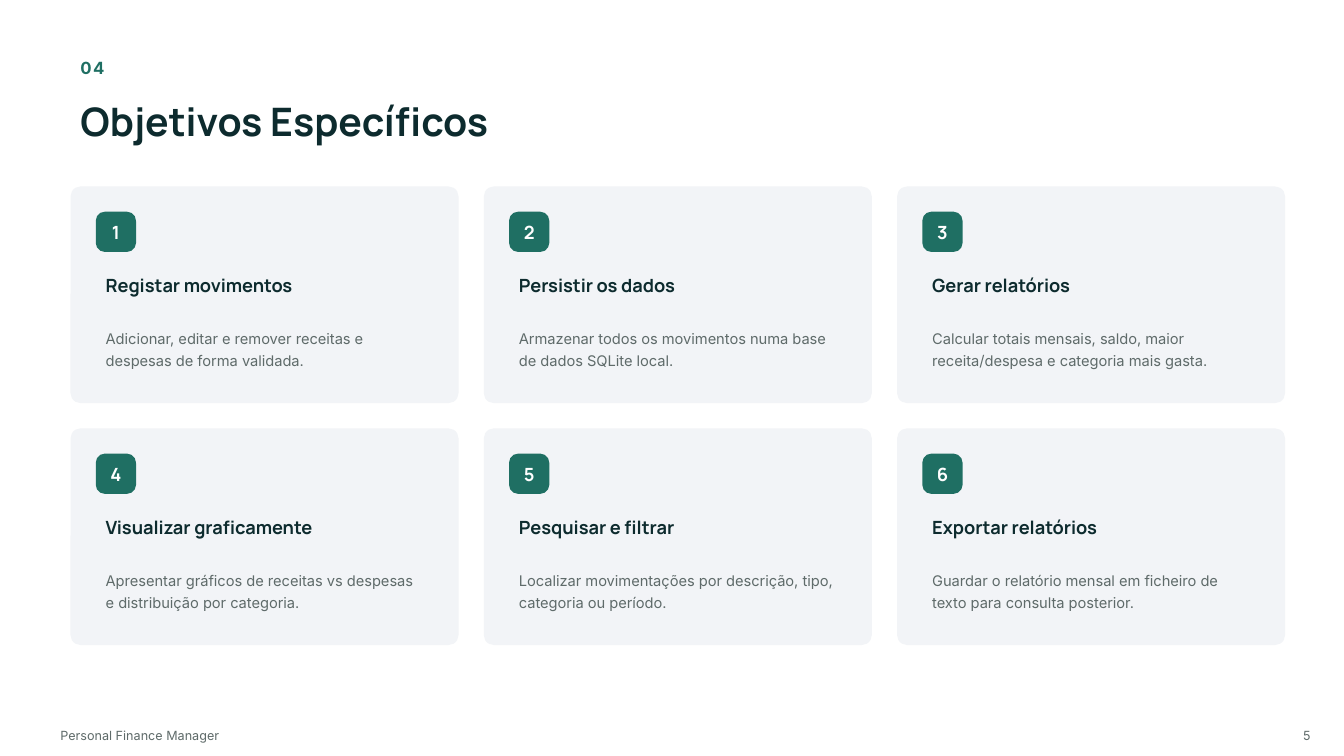
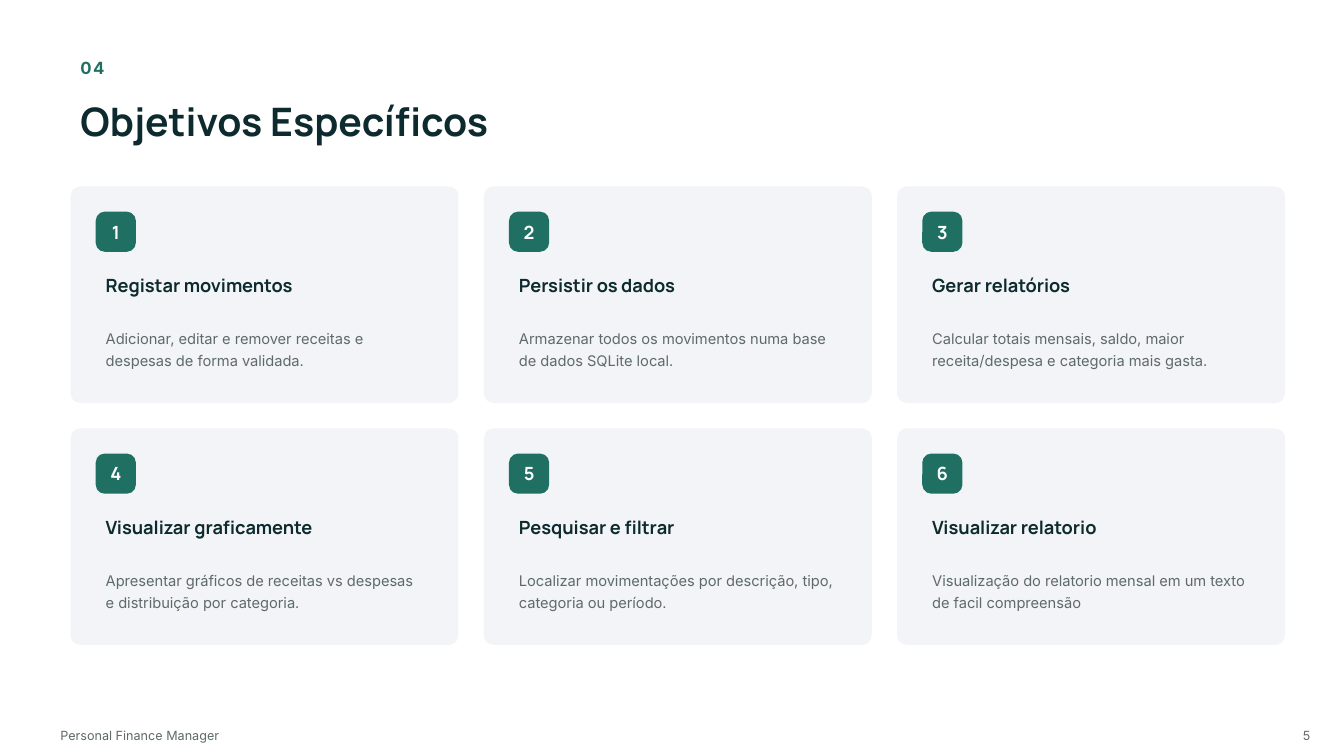
Before and after one commit to esmeraldafonseca/personal-finance-manager, a slide deck: slide 5 of src/assets/PersonalFinanceManager_Apresentacao .pptx. Drawn at 1344x756 pixels with LibreOffice and Linux fonts; fonts in the diff are those of the drawing. Boxes give left, top, right and bottom in pixels: in the first picture for what was removed or moved away, otherwise in the second. Text is boxed around its words. In the diff, an @@ line names an element or a change of style, - is before the commit and + after.

```diff
--- a/src/assets/PersonalFinanceManager_Apresentacao .pptx
+++ b/src/assets/PersonalFinanceManager_Apresentacao .pptx
@@ text at <box>932,520,1097,535</box>: text changed @@
-Exportar relatórios
+Visualizar relatorio
@@ text at <box>932,575,1245,611</box>: text changed @@
-Guardar o relatório mensal em ficheiro de texto para consulta posterior.
+Visualização do relatorio mensal em um texto de facil compreensão
```
Also in this commit, not shown: 5 other slides changed, 2 slides added.
